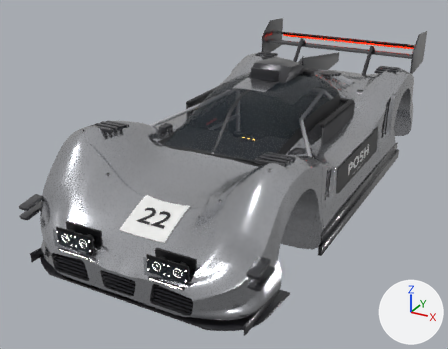
Renders of the glTF model content/cars/posh-lmp2/posh_lmp2.glb from each side of a commit.
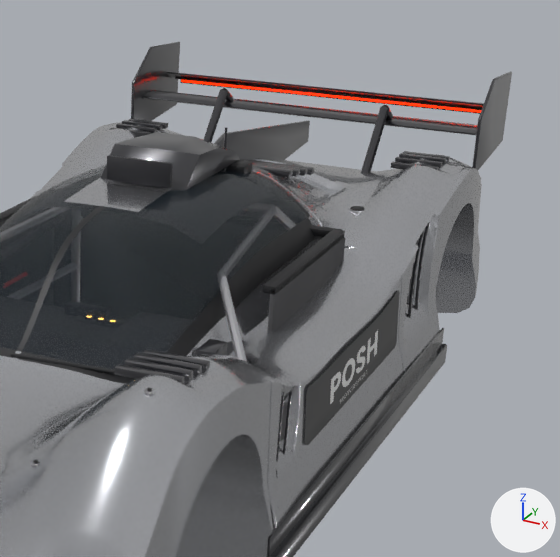
Old and new are each drawn whole from a 50 mm camera at (2.43, -5.33, 2.65) aimed at (-0.28, -0.4, 0.19) and again close up on the part from 46% to 100% of the width and 0% to 69% of the height. Arrows for +X, +Y and +Z are at lower right; the lights stay in place. The older version's two pictures come first. Vertices at exactly the same position are counted once.

The scene before the commit, as lines of its bpy script (objects in view):
```python
ob_posh_lmp2 = bpy.data.objects.new('posh_lmp2', me_posh_lmp2)
ob_posh_lmp2.location = (0.0, 0.0, 0.0)
```
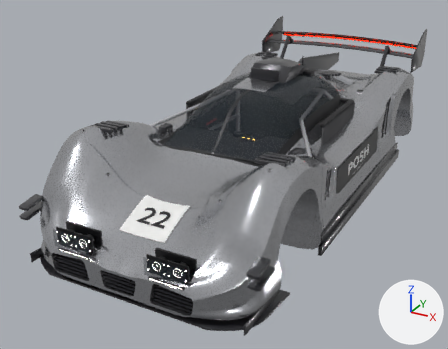
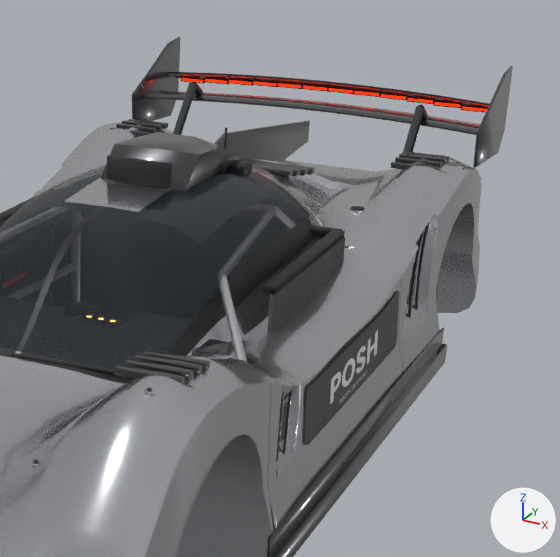
Pixel boxes (x1, y1, x2, y2) of what changed, in the close-ups (560 x 557 px; the box of a moved part takes in the faces that stretch with it):
'posh_lmp2', reshaped
    before: (0, 42, 512, 557)
    after: (0, 36, 513, 557)
part 1 of me_posh_lmp2, added
    after: (204, 78, 227, 84)
part 2 of me_posh_lmp2, added
    after: (228, 79, 252, 85)
part 3 of me_posh_lmp2, added
    after: (253, 81, 277, 87)
part 4 of me_posh_lmp2, added
    after: (277, 83, 302, 89)
part 5 of me_posh_lmp2, added
    after: (303, 85, 327, 91)
part 6 of me_posh_lmp2, added
    after: (328, 88, 353, 94)
part 7 of me_posh_lmp2, added
    after: (354, 90, 379, 97)
part 8 of me_posh_lmp2, added
    after: (380, 94, 406, 100)
part 9 of me_posh_lmp2, added
    after: (407, 97, 433, 104)
part 10 of me_posh_lmp2, added
    after: (434, 102, 461, 108)
part 11 of me_posh_lmp2, moved or reshaped
    before: (204, 89, 228, 142)
    after: (173, 83, 197, 135)
part 12 of me_posh_lmp2, moved or reshaped
    before: (223, 88, 234, 102)
    after: (191, 81, 203, 95)
part 13 of me_posh_lmp2, moved or reshaped
    before: (361, 106, 389, 173)
    after: (403, 106, 425, 152)
part 14 of me_posh_lmp2, moved or reshaped
    before: (383, 105, 393, 119)
    after: (418, 105, 428, 119)
part 15 of me_posh_lmp2, rebuilt
    before: (131, 42, 180, 121)
    after: (132, 36, 180, 121)
part 16 of me_posh_lmp2, rebuilt
    before: (472, 71, 512, 170)
    after: (473, 66, 513, 168)
part 17 of me_posh_lmp2, built on
    before: (181, 78, 482, 114)
    after: (143, 72, 490, 135)

Diff of the bpy script that builds the scene:
```diff
--- a/content/cars/posh-lmp2/posh_lmp2.glb.py
+++ b/content/cars/posh-lmp2/posh_lmp2.glb.py
@@ me_posh_lmp2 @@
-me_posh_lmp2.from_pydata(...)  # 52018 vertices, 95703 faces; spans x -1.04..1.04, y -2.45..2.41, z 0.03..1.26
+me_posh_lmp2.from_pydata(...)  # 55580 vertices, 102679 faces; spans x -1.04..1.04, y -2.45..2.41, z 0.03..1.26
+# me_posh_lmp2 part 1: the loose piece of 56 vertices spanning x -0.63..-0.59, y 2.24, z 0.5..0.52 is copied, and the copy is scaled about its middle by (4.12, 1.7, 0.918), then moved by (-0.05, 0.07, 0.54), in mat_car_glass (dark blue #273038); it spans x -0.73..-0.59, y 2.3..2.31, z 1.04..1.06
+# me_posh_lmp2 part 2: the loose piece of 56 vertices spanning x -0.87..0.87, y 2.3..2.31, z 1.03..1.05 is copied, and the copy is scaled about its middle by (0.079, 1, 1), then moved by (-0.51, 0.0, 0.02); it spans x -0.58..-0.44, y 2.3..2.31, z 1.05..1.07
+# me_posh_lmp2 part 3: the loose piece of 56 vertices spanning x -0.87..0.87, y 2.3..2.31, z 1.03..1.05 is copied, and the copy is scaled about its middle by (0.079, 1, 1), then moved by (-0.36, 0.0, 0.03); it spans x -0.43..-0.3, y 2.3..2.31, z 1.06..1.08
+# me_posh_lmp2 part 4: the loose piece of 56 vertices spanning x -0.87..0.87, y 2.3..2.31, z 1.03..1.05 is copied, and the copy is scaled about its middle by (0.079, 1, 1), then moved by (-0.22, 0.0, 0.03); it spans x -0.29..-0.15, y 2.3..2.31, z 1.06..1.08
+# me_posh_lmp2 part 5: the loose piece of 56 vertices spanning x -0.87..0.87, y 2.3..2.31, z 1.03..1.05 is copied, and the copy is scaled about its middle by (0.079, 1, 1), then moved by (-0.07, 0.0, 0.03); it spans x -0.14..0.0, y 2.3..2.31, z 1.06..1.08
+# me_posh_lmp2 part 6: the loose piece of 56 vertices spanning x -0.87..0.87, y 2.3..2.31, z 1.03..1.05 is copied, and the copy is scaled about its middle by (0.079, 1, 1), then moved by (0.07, 0.0, 0.03); it spans x 0.0..0.14, y 2.3..2.31, z 1.06..1.08
+# me_posh_lmp2 part 7: the loose piece of 56 vertices spanning x -0.87..0.87, y 2.3..2.31, z 1.03..1.05 is copied, and the copy is scaled about its middle by (0.079, 1, 1), then moved by (0.22, 0.0, 0.03); it spans x 0.15..0.29, y 2.3..2.31, z 1.06..1.08
+# me_posh_lmp2 part 8: the loose piece of 56 vertices spanning x -0.87..0.87, y 2.3..2.31, z 1.03..1.05 is copied, and the copy is scaled about its middle by (0.079, 1, 1), then moved by (0.36, 0.0, 0.03); it spans x 0.3..0.43, y 2.3..2.31, z 1.06..1.08
+# me_posh_lmp2 part 9: the loose piece of 56 vertices spanning x -0.87..0.87, y 2.3..2.31, z 1.03..1.05 is copied, and the copy is scaled about its middle by (0.079, 1, 1), then moved by (0.51, 0.0, 0.02); it spans x 0.44..0.58, y 2.3..2.31, z 1.05..1.07
+# me_posh_lmp2 part 10: the loose piece of 56 vertices spanning x 0.59..0.63, y 2.24, z 0.5..0.52 is copied, and the copy is scaled about its middle by (4.12, 1.7, 0.918), then moved by (0.05, 0.07, 0.54), in mat_car_glass (dark blue #273038); it spans x 0.59..0.73, y 2.3..2.31, z 1.04..1.06
+# me_posh_lmp2 part 11: the loose piece of 48 vertices spanning x -0.46..-0.42, y 1.54..1.91, z 0.69..1.11 is moved by (-0.18, 0.0, 0.01)
+# me_posh_lmp2 part 12: the loose piece of 48 vertices spanning x -0.46..-0.42, y 1.88..2.0, z 1.01..1.11 is moved by (-0.18, 0.0, 0.02)
+# me_posh_lmp2 part 13: the loose piece of 48 vertices spanning x 0.42..0.46, y 1.54..1.91, z 0.69..1.11 is moved by (0.18, 0.0, 0.01)
+# me_posh_lmp2 part 14: the loose piece of 48 vertices spanning x 0.42..0.46, y 1.88..2.0, z 1.01..1.11 is moved by (0.18, 0.0, 0.02)
+# me_posh_lmp2 part 15: the loose piece of 136 vertices spanning x -0.95..-0.93, y 1.8..2.41, z 0.83..1.26 is rebuilt with 144 vertices and now spans x -0.95..-0.93, y 1.8..2.41, z 0.83..1.26
+# me_posh_lmp2 part 16: the loose piece of 136 vertices spanning x 0.93..0.95, y 1.8..2.41, z 0.83..1.26 is rebuilt with 144 vertices and now spans x 0.93..0.95, y 1.8..2.41, z 0.83..1.26
+# me_posh_lmp2 part 17: 71 vertices moved within x -0.87..0.93, y 2.3..2.35, z 1.03..1.05; 61 vertices removed from x -0.88..0.92, y 2.31..2.35, z 1.02..1.05; 2151 vertices added at x -0.88..0.93, y 1.9..2.36, z 0.98..1.13
+# other edits to the shape of me_posh_lmp2 do not show in these pictures
 me_posh_lmp2.materials.append(mat_car_paint)
```
